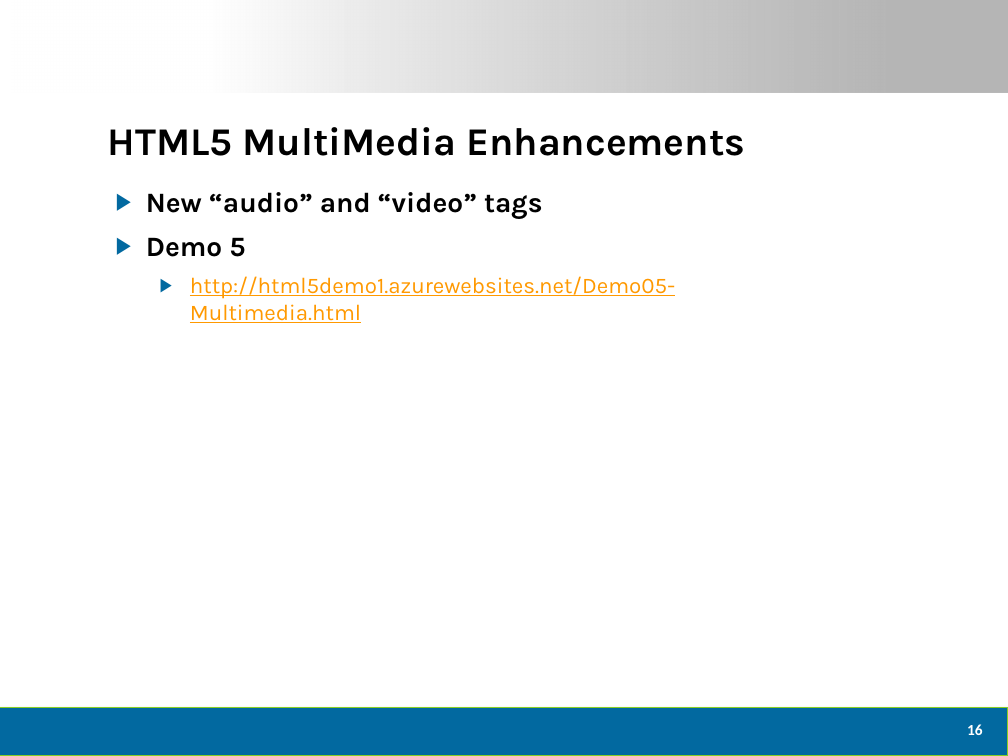
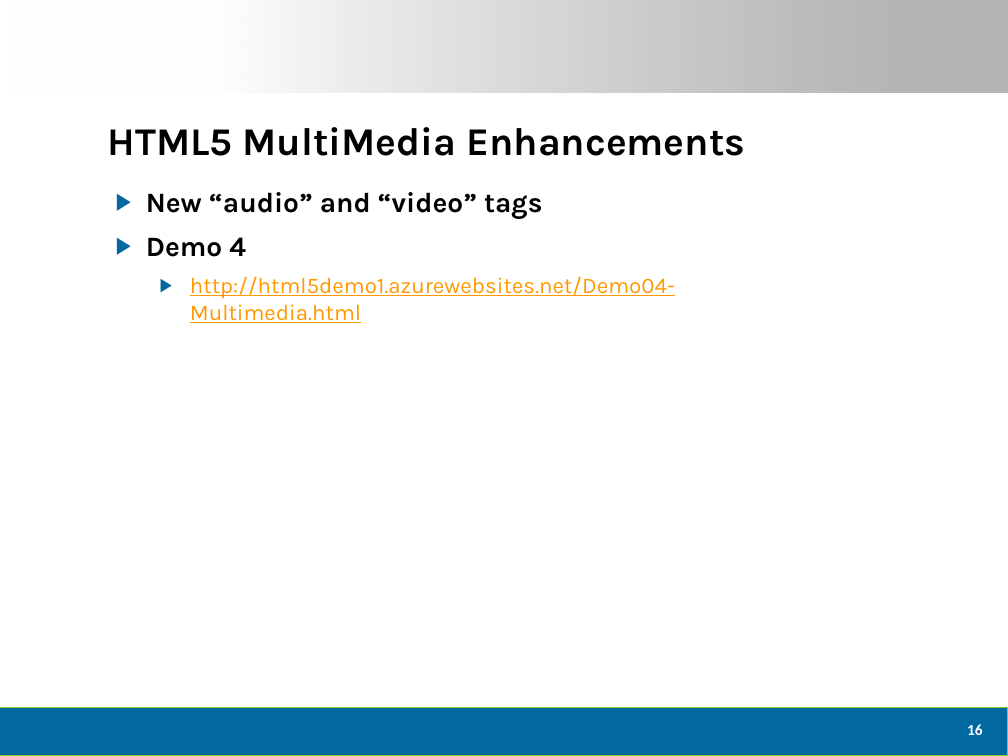
Before and after one commit to dtomyn/HTML5Demo1, a slide deck: slide 17 of Docs/2012 - Live360 Event Review (NEWER).pptx. Drawn at 1008x756 pixels with LibreOffice and Linux fonts; fonts in the diff are those of the drawing; background and template pictures are left out. Boxes give left, top, right and bottom in pixels: in the first picture for what was removed or moved away, otherwise in the second. Text is boxed around its words. In the diff, an @@ line names an element or a change of style, - is before the commit and + after.

```diff
--- a/Docs/2012 - Live360 Event Review (NEWER).pptx
+++ b/Docs/2012 - Live360 Event Review (NEWER).pptx
@@ text at bbox=[146, 237, 675, 323]: text changed @@
-▶ Demo 5
-  ▶ http://html5demo1.azurewebsites.net/Demo05-Multimedia.html
+▶ Demo 4
+  ▶ http://html5demo1.azurewebsites.net/Demo04-Multimedia.html
```
Also in this commit, not shown: 5 other slides changed, 5 other files.
